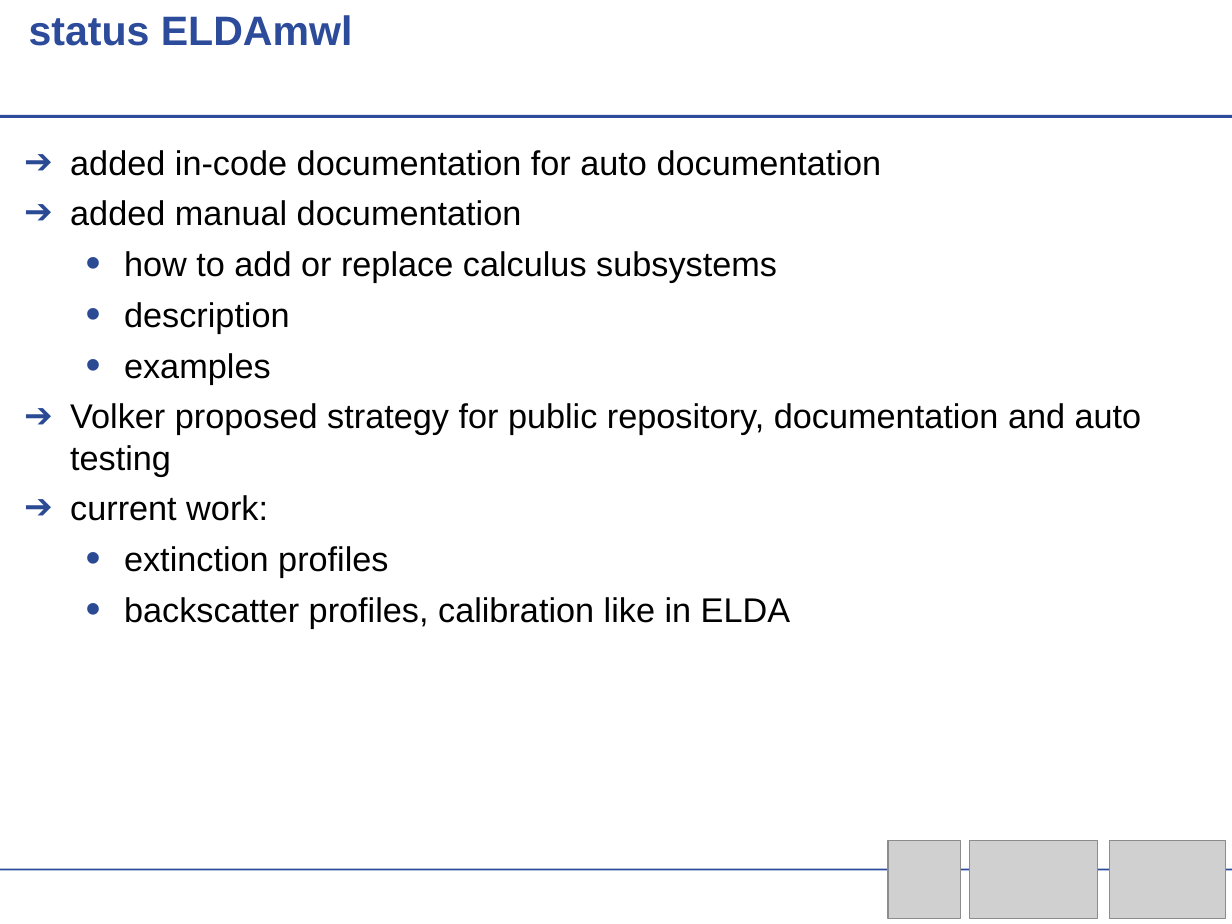
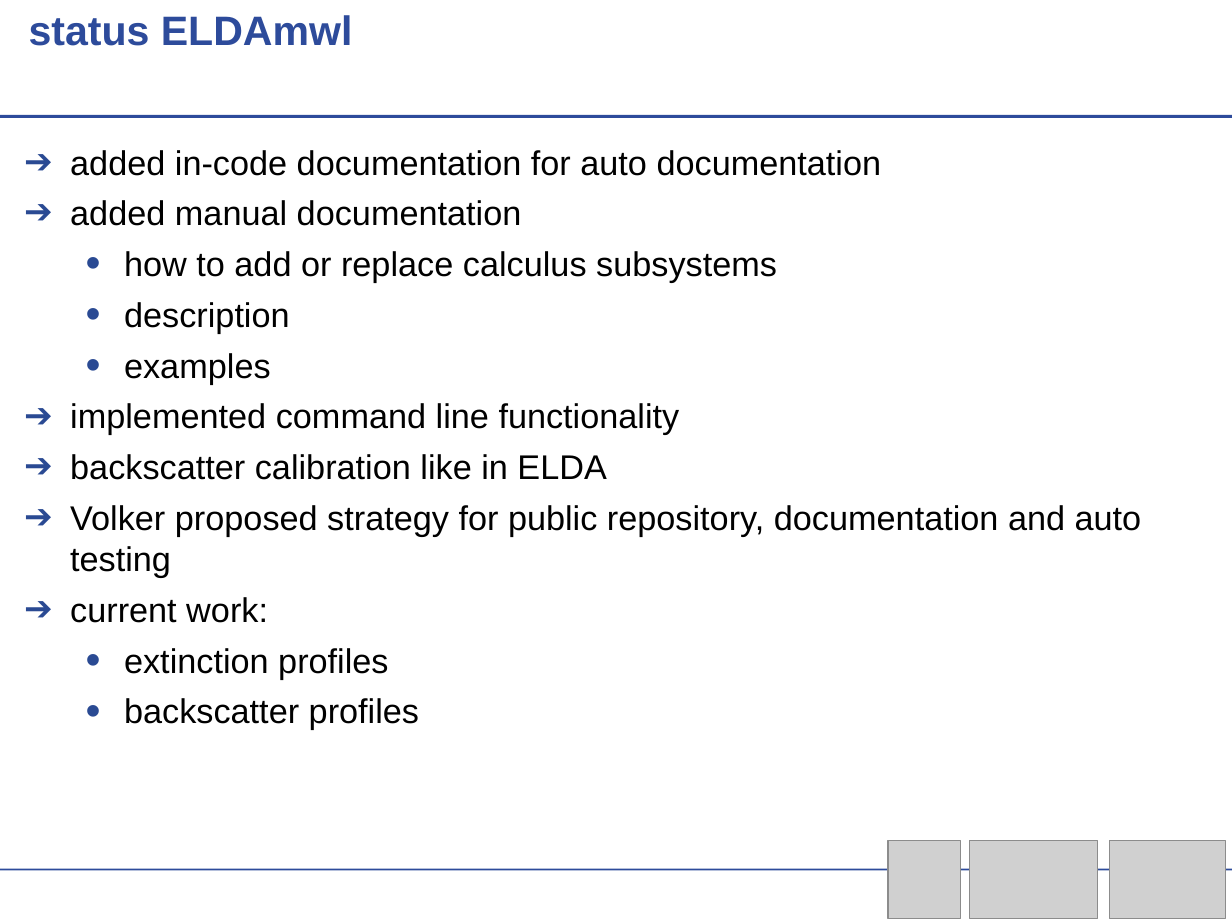
Before and after one commit to actris-scc/ELDAmwl, a slide deck: slide 7 of ELDAmwl.odp. Drawn at 1232x924 pixels with LibreOffice and Linux fonts; fonts in the diff are those of the drawing; grey boxes stand for pictures; background and template pictures are left out. Boxes give left, top, right and bottom in pixels: in the first picture for what was removed or moved away, otherwise in the second. Text is boxed around its words. In the diff, an @@ line names an element or a change of style, - is before the commit and + after.

```diff
--- a/ELDAmwl.odp
+++ b/ELDAmwl.odp
@@ text at bbox=[70, 403, 680, 480]: paragraphs added @@
+➔ implemented command line functionality
+➔ backscatter calibration like in ELDA
@@ text at bbox=[124, 698, 299, 724]: text changed @@
-  • backscatter profiles, calibration like in ELDA
+  • backscatter profiles
```
Also in this commit, not shown: 2 other slides changed, 1 other file.
